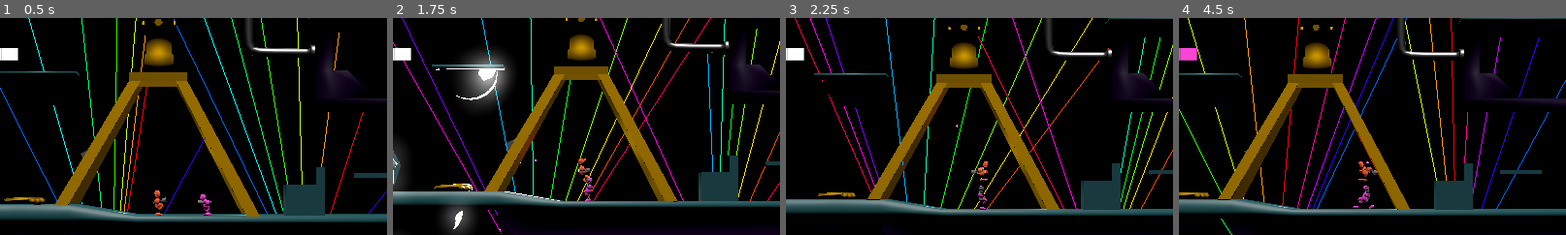
Above: before the commit, frames 1-4 (left to right).
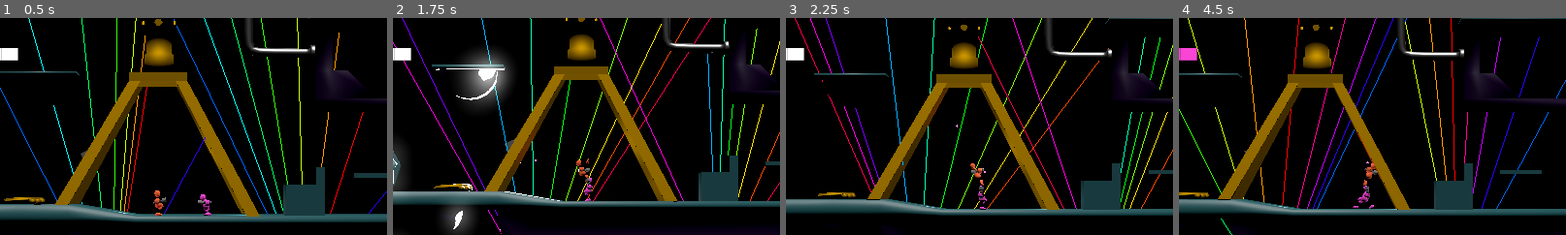
Above: after the commit, the same moments.

Repository: theowiik/project-epic-footsies-2
Game: Godot game, scene res://scenes/main.tscn
The game is run twice, just before and just after one commit, with the same random seed, the same clock (stepped at 60 frames per second) and the same inputs. The engine's default icon, where the game draws it, is replaced by a stand-in: a white triangle on a blue panel in a dark square.
Inputs (mouse positions are % of the whole screen's width and height, from its top left):
- Up to frame 1 (0.5 s): no input
- Up to frame 2 (1.75 s): click (16, 94) at 0.52 s; type "12" at 0.6 s; tap Enter at 1.25 s; move the mouse to (72, 45) at 1.27 s; hold D from 1.28 s (still down); tap J at 1.35 s; click (72, 45) at 1.42 s; tap Space at 1.52 s
- Up to frame 3 (2.25 s): move the mouse to (30, 55) at 2.02 s; release D at 2.03 s; hold S from 2.03 s (still down); tap J at 2.1 s
- Up to frame 4 (4.5 s): tap Space at 2.27, 3.77 s; move the mouse to (60, 28) at 2.77 s; release S at 2.78 s; hold D 2.78-3.53 s; tap J at 2.85, 3.6, 4.35 s; move the mouse to (45, 70) at 3.52 s; hold W 3.53-4.28 s; click (45, 70) at 3.67 s; move the mouse to (80, 65) at 4.27 s; hold A from 4.28 s (still down)
The pictures show only the part of the screen within x 25-75%, y 10-60%; the shares and areas given below are measured in that part.

Frame 1 is identical in both runs. In frame 2, 0.1% of the frame differs, in the area x 47-51%, y 64-76%; in frame 3, 0.2%; in frame 4, 0.2%, in the area x 46-51%, y 66-78%.

Commit message:
Add wall glide jump animation

Diff:
--- a/game/objects/player/player.tscn
+++ b/game/objects/player/player.tscn
@@ -1324,6 +1324,130 @@
 "values": [Vector3(0, -0.9522167, 0), Vector3(0, -0.9522167, 0), Vector3(0, -0.9522167, 0), Vector3(0, -0.9522167, 0)]
 }
 
+[sub_resource type="Animation" id="Animation_bi5m7"]
+resource_name = "wall_glide_jump"
+length = 0.8205
+tracks/0/type = "value"
+tracks/0/imported = false
+tracks/0/enabled = true
+tracks/0/path = NodePath("Body/LeftHand:position")
+tracks/0/interp = 1
+tracks/0/loop_wrap = true
+tracks/0/keys = {
+"times": PackedFloat32Array(0, 0.33333334),
+"transitions": PackedFloat32Array(1, 1),
+"update": 0,
+"values": [Vector3(1.1119466, 1.0016935, -0.58394724), Vector3(-1.2290854, 0.50093293, 1.4092013)]
+}
+tracks/1/type = "value"
+tracks/1/imported = false
+tracks/1/enabled = true
+tracks/1/path = NodePath("Body/LeftHand:rotation")
+tracks/1/interp = 1
+tracks/1/loop_wrap = true
+tracks/1/keys = {
+"times": PackedFloat32Array(0, 0.33333334),
+"transitions": PackedFloat32Array(1, 1),
+"update": 0,
+"values": [Vector3(-0.10255567, -0.109774224, 3.029477), Vector3(-0.31159946, -2.7576406, 2.3867178)]
+}
+tracks/2/type = "value"
+tracks/2/imported = false
+tracks/2/enabled = true
+tracks/2/path = NodePath("Body/Torso:position")
+tracks/2/interp = 1
+tracks/2/loop_wrap = true
+tracks/2/keys = {
+"times": PackedFloat32Array(0, 0.13333334, 0.33333334, 0.5666667),
+"transitions": PackedFloat32Array(1, 1, 1, 1),
+"update": 0,
+"values": [Vector3(0.10877609, -1.0814257, 0), Vector3(0.08653593, -0.8534616, 0), Vector3(-0.061237335, -0.7962589, 0), Vector3(-0.2614467, -0.7962589, 0)]
+}
+tracks/3/type = "value"
+tracks/3/imported = false
+tracks/3/enabled = true
+tracks/3/path = NodePath("Body/Torso:rotation")
+tracks/3/interp = 1
+tracks/3/loop_wrap = true
+tracks/3/keys = {
+"times": PackedFloat32Array(0, 0.13333334, 0.33333334, 0.5666667),
+"transitions": PackedFloat32Array(1, 1, 1, 1),
+"update": 0,
+"values": [Vector3(-0.21060681, 0.72272635, 0.23275192), Vector3(-0.37811503, 0.6613249, 0.44293448), Vector3(-0.378115, 0.66132486, 0.44293448), Vector3(-0.1391318, 0.7368486, 0.15167427)]
+}
+tracks/4/type = "value"
+tracks/4/imported = false
+tracks/4/enabled = true
+tracks/4/path = NodePath("Body/LeftFoot:position")
+tracks/4/interp = 1
+tracks/4/loop_wrap = true
+tracks/4/keys = {
+"times": PackedFloat32Array(0, 0.13333337, 0.23333344, 0.33333334, 0.5849999),
+"transitions": PackedFloat32Array(1, 1, 1, 1, 1),
+"update": 0,
+"values": [Vector3(0.39811355, -0.6605004, 0), Vector3(0.39811355, -0.6605004, 0), Vector3(0.30915195, -0.6605004, 0), Vector3(0.1756795, -0.60329795, 0), Vector3(0.046973526, -0.7606052, 0)]
+}
+tracks/5/type = "value"
+tracks/5/imported = false
+tracks/5/enabled = true
+tracks/5/path = NodePath("Body/LeftFoot:rotation")
+tracks/5/interp = 1
+tracks/5/loop_wrap = true
+tracks/5/keys = {
+"times": PackedFloat32Array(0, 0.13333337, 0.23333344, 0.33333334, 0.5849999),
+"transitions": PackedFloat32Array(1, 1, 1, 1, 1),
+"update": 0,
+"values": [Vector3(1.1473552, 0.04118, 1.5688355), Vector3(1.1473552, 0.04118, 1.5688355), Vector3(0.8928507, 0.8571634, 2.501137), Vector3(0.8928507, 0.8571635, 2.501137), Vector3(1.1423887, 0.15329193, 1.6919194)]
+}
+tracks/6/type = "value"
+tracks/6/imported = false
+tracks/6/enabled = true
+tracks/6/path = NodePath("Body/RightFoot:position")
+tracks/6/interp = 1
+tracks/6/loop_wrap = true
+tracks/6/keys = {
+"times": PackedFloat32Array(0, 0.13333337, 0.23333344, 0.33333334, 0.5849999),
+"transitions": PackedFloat32Array(1, 1, 1, 1, 1),
+"update": 0,
+"values": [Vector3(0.49086583, -0.65979236, 0.06384897), Vector3(0.49086583, -0.65979236, 0.06384897), Vector3(0.40190423, -0.65979236, 0.06384897), Vector3(0.2684313, -0.53585315, 0.06384897), Vector3(0.17786038, -0.60735655, 0.06384897)]
+}
+tracks/7/type = "value"
+tracks/7/imported = false
+tracks/7/enabled = true
+tracks/7/path = NodePath("Body/RightFoot:rotation")
+tracks/7/interp = 1
+tracks/7/loop_wrap = true
+tracks/7/keys = {
+"times": PackedFloat32Array(0, 0.13333337, 0.23333344, 0.33333334, 0.5849999),
+"transitions": PackedFloat32Array(1, 1, 1, 1, 1),
+"update": 0,
+"values": [Vector3(1.4574729, 0.29789066, 1.4121662), Vector3(1.4574729, 0.29789066, 1.4121662), Vector3(1.1273808, 1.316084, 2.4522717), Vector3(1.1273808, 1.3160839, 2.4522717), Vector3(1.3918537, 0.91808254, 2.0382977)]
+}
+tracks/8/type = "value"
+tracks/8/imported = false
+tracks/8/enabled = true
+tracks/8/path = NodePath("Body/Head:position")
+tracks/8/interp = 1
+tracks/8/loop_wrap = true
+tracks/8/keys = {
+"times": PackedFloat32Array(0, 0.13333334, 0.33333334, 0.58000004),
+"transitions": PackedFloat32Array(1, 1, 1, 1),
+"update": 0,
+"values": [Vector3(-0.18348265, -1.2803305, 0), Vector3(-0.18348265, -1.0245663, 0), Vector3(-0.3264892, -0.89109343, 0), Vector3(-0.08337808, -0.7528539, 0)]
+}
+tracks/9/type = "value"
+tracks/9/imported = false
+tracks/9/enabled = true
+tracks/9/path = NodePath("Body/Head:rotation")
+tracks/9/interp = 1
+tracks/9/loop_wrap = true
+tracks/9/keys = {
+"times": PackedFloat32Array(0, 0.13333334, 0.33333334, 0.58000004),
+"transitions": PackedFloat32Array(1, 1, 1, 1),
+"update": 0,
+"values": [Vector3(0.13222648, -0.94593465, 0.094808765), Vector3(0.30436486, -0.91748977, 0.2254901), Vector3(0.3043649, -0.91748977, 0.22549011), Vector3(0.3043649, -0.9174898, 0.22549011)]
+}
+
 [sub_resource type="AnimationLibrary" id="AnimationLibrary_uxov2"]
 _data = {
 &"RESET": SubResource("Animation_uxov2"),
@@ -1334,7 +1458,8 @@
 &"jump_land": SubResource("Animation_vqq2l"),
 &"jump_up": SubResource("Animation_3nfmf"),
 &"walk": SubResource("Animation_ykyjo"),
-&"wall_glide": SubResource("Animation_xgwla")
+&"wall_glide": SubResource("Animation_xgwla"),
+&"wall_glide_jump": SubResource("Animation_bi5m7")
 }
 
 [node name="Player" type="CharacterBody3D" groups=["players"]]
@@ -1354,23 +1479,23 @@
 transform = Transform3D(1, 0, 0, 0, 1, 0, 0, 0, 1, 0, 0.5293977, 0)
 
 [node name="Torso" parent="Body" instance=ExtResource("3_nmc1l")]
-transform = Transform3D(0.20044532, 0, 0.9797048, 0, 1, 0, -0.97970486, 0, 0.20044531, 0, -0.7441906, 0)
+transform = Transform3D(0.20044534, 0, 0.9797049, 0, 1.0000001, 0, -0.9797049, 0, 0.20044534, 0, -0.7441906, 0)
 
 [node name="LeftHand" parent="Body" instance=ExtResource("5_f46kd")]
-transform = Transform3D(0.40304, -0.062195975, 0.9130664, -0.03139401, 0.99616086, 0.081713945, -0.91464406, -0.061598778, 0.3995401, -0.14659125, -0.74512756, -0.07024312)
+transform = Transform3D(0.40303996, -0.06219597, 0.91306615, -0.031394005, 0.9961608, 0.08171392, -0.91464394, -0.061598774, 0.39953998, -0.14659125, -0.74512756, -0.07024312)
 
 [node name="Head" parent="Body" instance=ExtResource("5_3rerk")]
-transform = Transform3D(0.65841347, 0, 0.75265646, 0, 0.99999976, 0, -0.7526561, 0, 0.6584138, 0, -0.7854824, 0)
+transform = Transform3D(0.65841347, 0, 0.7526564, 0, 0.9999999, 0, -0.75265604, 0, 0.6584137, 0, -0.7854824, 0)
 
 [node name="RightHand" parent="Body" instance=ExtResource("6_3rerk")]
 transform = Transform3D(-0.084994696, -0.022861838, 0.9961194, -0.0019436419, 0.9997386, 0.022779074, -0.9963794, 1.0477378e-09, -0.08501695, -0.015648961, -0.7733366, 0.08545542)
 visible = false
 
 [node name="LeftFoot" parent="Body" instance=ExtResource("7_i825w")]
-transform = Transform3D(-0.043356128, 0.36305603, 0.93075776, 0.016893394, 0.9317671, -0.3626627, -0.9989159, 7.4505793e-09, -0.046531096, -0.48053372, -0.72694933, 0)
+transform = Transform3D(-0.043356128, 0.3630561, 0.93075764, 0.016893394, 0.9317673, -0.36266267, -0.9989159, 7.450581e-09, -0.046531092, -0.48053372, -0.72694933, 0)
 
 [node name="RightFoot" parent="Body" instance=ExtResource("8_3rfka")]
-transform = Transform3D(0.38144585, -0.46780637, 0.7972804, 0.20189701, 0.8838308, 0.42199567, -0.90207464, 1.49011585e-08, 0.43158174, 0.5934705, -0.58153754, 0.06384897)
+transform = Transform3D(0.38144577, -0.46780622, 0.79728025, 0.20189697, 0.8838305, 0.42199564, -0.90207446, 1.4901153e-08, 0.43158168, 0.5934705, -0.58153754, 0.06384897)
 
 [node name="AnimationPlayer" type="AnimationPlayer" parent="."]
 libraries = {
--- a/game/scripts/animation/animation_manager.gd
+++ b/game/scripts/animation/animation_manager.gd
@@ -1,7 +1,7 @@
 class_name AnimationManager
 extends RefCounted
 
-enum State { GROUNDED, INITIATE_JUMP, JUMP_UP, JUMP_DOWN, LANDING, IDLE, WALL_GLIDE }
+enum State { GROUNDED, INITIATE_JUMP, JUMP_UP, JUMP_DOWN, LANDING, IDLE, WALL_GLIDE, WALL_GLIDE_JUMP }
 
 const DEFAULT_BLEND: float = 0.1
 const LANDING_BLEND: float = 0.05
@@ -30,7 +30,7 @@
 		var wall_on_left = wall_normal.x > 0
 		body.scale.x = -1.0 if wall_on_left else 1.0
 		facing_right = not wall_on_left
-	else:
+	elif new_state != State.WALL_GLIDE_JUMP:
 		_update_facing(velocity.x)
 
 	if abs(velocity.x) < 0.1 and is_on_floor:
@@ -52,25 +52,31 @@
 
 
 func _determine_state(velocity_y: float, is_on_floor: bool, is_on_wall: bool) -> State:
-	var result: State
+	if is_on_floor:
+		if current_state in [State.JUMP_DOWN, State.WALL_GLIDE, State.WALL_GLIDE_JUMP]:
+			return State.LANDING
+		if current_state == State.LANDING and animation_player.is_playing():
+			return State.LANDING
+		return State.GROUNDED
 
-	if is_on_floor:
-		if current_state in [State.JUMP_DOWN, State.WALL_GLIDE]:
-			result = State.LANDING
-		elif current_state == State.LANDING and animation_player.is_playing():
-			result = State.LANDING
-		else:
-			result = State.GROUNDED
-	elif is_on_wall:
-		result = State.WALL_GLIDE
-	elif current_state == State.GROUNDED and velocity_y > 0:
-		result = State.INITIATE_JUMP
-	elif current_state == State.INITIATE_JUMP:
-		result = State.JUMP_UP if not animation_player.is_playing() else State.INITIATE_JUMP
-	else:
-		result = State.JUMP_UP if velocity_y > 0 else State.JUMP_DOWN
+	if is_on_wall:
+		return State.WALL_GLIDE
 
-	return result
+	if current_state == State.WALL_GLIDE:
+		return State.WALL_GLIDE_JUMP
+
+	if current_state == State.WALL_GLIDE_JUMP:
+		if animation_player.is_playing():
+			return State.WALL_GLIDE_JUMP
+		return State.JUMP_UP if velocity_y > 0 else State.JUMP_DOWN
+
+	if current_state == State.GROUNDED and velocity_y > 0:
+		return State.INITIATE_JUMP
+
+	if current_state == State.INITIATE_JUMP:
+		return State.JUMP_UP if not animation_player.is_playing() else State.INITIATE_JUMP
+
+	return State.JUMP_UP if velocity_y > 0 else State.JUMP_DOWN
 
 
 func _transition_to(new_state: State) -> void:
@@ -92,3 +98,5 @@
 			animation_player.play("idle_animation", DEFAULT_BLEND)
 		State.WALL_GLIDE:
 			animation_player.play("wall_glide", DEFAULT_BLEND)
+		State.WALL_GLIDE_JUMP:
+			animation_player.play("wall_glide_jump", DEFAULT_BLEND)
Not shown: 1 places in game/objects/player/player.tscn that only renumber resources
